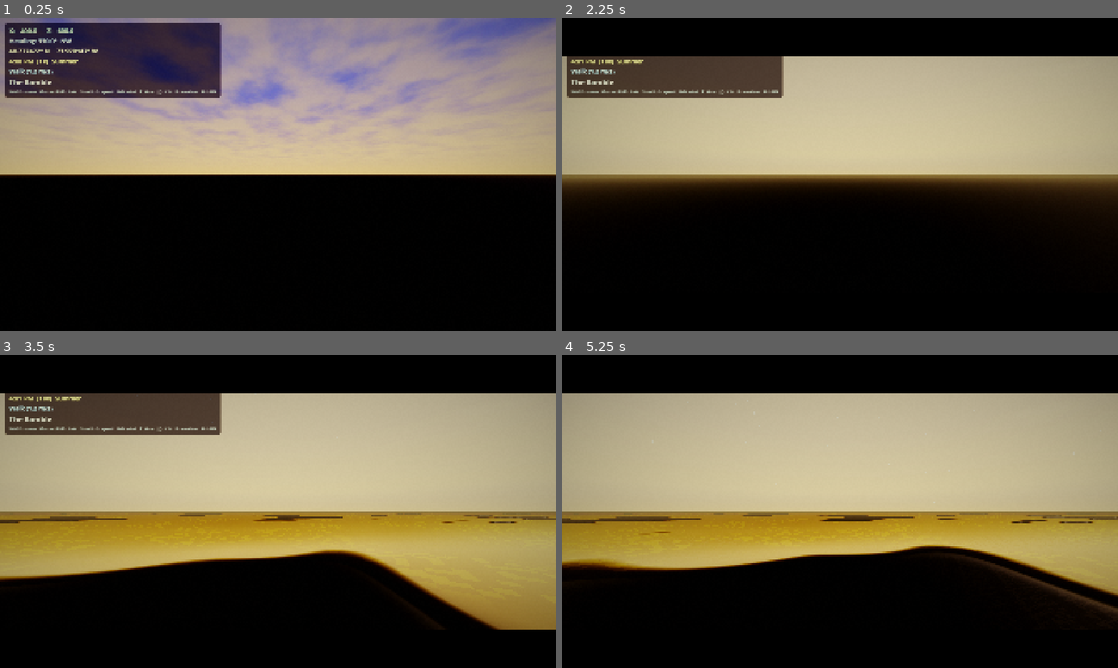
Above: before the commit, frames 1-4 (two rows, left to right).
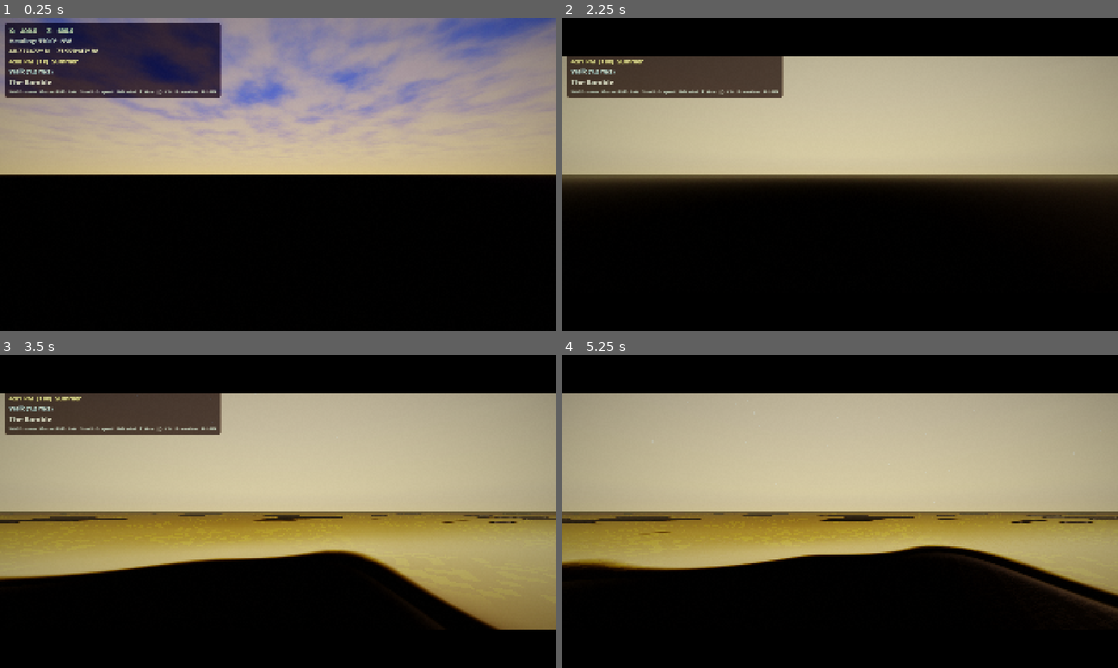
Above: after the commit, the same moments.

Repository: Central-Park-Walk/central-park-walk
Game: Godot game, scene res://main.tscn
Same seed, same stepped clock (60 frames per second), same inputs: the game is played once before the commit and once after it.
Inputs (mouse positions are in pixels of both pictures, inside the frame that each line leads up to):
- Up to frame 1 (0.25 s): no input
- Up to frame 2 (2.25 s): tap Enter at 0.5, 2 s; move the mouse to (962, 158) at 0.52 s; hold D 0.53-1.28 s; tap T at 0.6 s; click (962, 158) at 0.67 s; tap Space at 1.25 s; move the mouse to (728, 190) at 1.27 s; hold S 1.28-2.03 s; tap L at 1.35 s; move the mouse to (895, 105) at 2.02 s; hold D from 2.03 s (still down); tap P at 2.1 s
- Up to frame 3 (3.5 s): move the mouse to (250, 574) at 2.77 s; release D at 2.78 s; hold W from 2.78 s (still down); tap G at 2.85 s; click (250, 574) at 2.92 s
- Up to frame 4 (5.25 s): move the mouse to (1006, 558) at 3.52 s; release W at 3.53 s; hold A 3.53-5.03 s; tap H at 3.6 s; move the mouse to (673, 464) at 4.27 s; tap 9 at 4.35 s; move the mouse to (867, 511) at 5.02 s; hold S from 5.03 s (still down); tap 0 at 5.1 s; click (867, 511) at 5.17 s

The runs differ from the first frame. In frame 1, 0.2% of the frame differs, in the area x 0-100%, y 23-51%; in frame 2, 3.1%, in the area x 0-100%, y 50-55%; in frame 3, 2.7%; in frame 4, 2.8%.

Commit message:
Fix golden hour amber wash and grass color for natural PBR values
Golden hour (19h keyframe):
- Sun color (1.0,0.65,0.30) → (1.0,0.72,0.45): warm but not deep amber
- Glow 0.5→0.15 with threshold 0.65→0.90: warmth is directional, not global bloom
- Saturation 1.15→1.05, fog color neutralized, vol fog halved

Sunrise (6.5h keyframe):
- Similar glow/fog/saturation reductions for cleaner dawn light

Terrain grass:
- 25% desaturation (was 10%) + 0.82× darkening for realistic PBR albedo
- Removed green channel boost (1.08→removed)
- Field-scale variation 0.25→0.40 blend strength, wider brightness range
- Great Lawn bluegrass target fixed from (0.23,0.49,0.23) to (0.04,0.10,0.03)
- Aerial views now show natural olive-green patchwork instead of uniform neon

Co-Authored-By: Claude Opus 4.6 <noreply@anthropic.com>

Diff:
--- a/main.gd
+++ b/main.gd
@@ -1035,32 +1035,32 @@
 		"ambient_energy": 0.65,
 		"exposure":       0.72,
 		"white":          5.5,
-		"glow_intensity": 0.45,   # soft morning bloom
-		"glow_bloom":     0.05,
-		"glow_strength":  0.5,
-		"glow_threshold": 0.70,
+		"glow_intensity": 0.2,    # restrained morning bloom — warmth is directional, not global
+		"glow_bloom":     0.03,
+		"glow_strength":  0.4,
+		"glow_threshold": 0.85,
 		"glow_cap":       6.0,
 		"ssao_radius":    1.5,
 		"ssao_intensity": 2.5,
 		"ssao_power":     1.8,
 		"ssil_intensity": 0.7,
-		"saturation":     1.12,
+		"saturation":     1.05,
 		"contrast":       1.08,
 		"brightness":     0.92,
-		"fog_color":      Color(0.58, 0.44, 0.34),
-		"fog_energy":     0.50,
-		"fog_scatter":    0.20,
+		"fog_color":      Color(0.50, 0.42, 0.34),   # subtle warm haze, not amber wash
+		"fog_energy":     0.45,
+		"fog_scatter":    0.18,
 		"fog_density":    0.0003,
 		"fog_aerial":     0.12,
 		"fog_sky_affect": 0.25,
 		"sun_energy":     0.90,
-		"sun_color":      Color(1.0, 0.70, 0.35),
+		"sun_color":      Color(1.0, 0.75, 0.50),    # warm but not deep amber
 		"sun_pitch":      -12.0,
 		"sun_yaw":        -95.0,
 		"shadow_dist":    250.0,
 		"lamp_emission":  0.0,
-		"vol_fog_density":    0.0005,  # moderate for sunrise god rays
-		"vol_fog_anisotropy": 0.92,   # strong forward scatter → god rays at dawn
+		"vol_fog_density":    0.0003,  # subtle sunrise haze
+		"vol_fog_anisotropy": 0.80,    # moderate forward scatter
 		"cloud_coverage":     0.50,
 		"cloud_density":      0.55,
 		"cloud_color_top":    Color(0.95, 0.85, 0.72),   # gold-lit cloud tops
@@ -1121,36 +1121,36 @@
 		"sky_horizon":    Color(0.82, 0.50, 0.28),    # richer orange at horizon
 		"gnd_bottom":     Color(0.10, 0.07, 0.04),
 		"gnd_horizon":    Color(0.48, 0.35, 0.20),    # warm ground reflection
-		"ambient_color":  Color(0.52, 0.40, 0.26),    # warmer ambient fill
-		"ambient_energy": 0.85,
+		"ambient_color":  Color(0.48, 0.42, 0.32),    # warm ambient but not saturated amber
+		"ambient_energy": 0.80,
 		"exposure":       0.72,
 		"white":          5.5,
-		"glow_intensity": 0.5,   # warm atmospheric bloom — golden hour glow
-		"glow_bloom":     0.06,
-		"glow_strength":  0.6,
-		"glow_threshold": 0.65,
+		"glow_intensity": 0.15,  # minimal bloom — golden hour warmth is directional, not global
+		"glow_bloom":     0.03,
+		"glow_strength":  0.4,
+		"glow_threshold": 0.90,  # only sun-facing surfaces bloom
 		"glow_cap":       6.0,
 		"ssao_radius":    2.0,
 		"ssao_intensity": 1.8,
 		"ssao_power":     1.9,
 		"ssil_intensity": 0.8,
-		"saturation":     1.15,   # more vivid colors in golden light
-		"contrast":       1.10,   # richer contrast with long shadows
+		"saturation":     1.05,   # natural — saturation boost makes everything amber
+		"contrast":       1.08,   # long shadows
 		"brightness":     0.93,
-		"fog_color":      Color(0.72, 0.52, 0.35),    # warmer haze
-		"fog_energy":     0.55,
-		"fog_scatter":    0.22,
+		"fog_color":      Color(0.55, 0.45, 0.35),    # neutral warm haze, not amber blanket
+		"fog_energy":     0.45,
+		"fog_scatter":    0.18,
 		"fog_density":    0.0003,
-		"fog_aerial":     0.14,
-		"fog_sky_affect": 0.30,
-		"sun_energy":     1.0,     # stronger low sun for dramatic golden light
-		"sun_color":      Color(1.0, 0.65, 0.30),     # deeper amber
+		"fog_aerial":     0.12,
+		"fog_sky_affect": 0.25,
+		"sun_energy":     0.95,    # strong low sun but not overblown
+		"sun_color":      Color(1.0, 0.72, 0.45),     # warm golden, not deep amber
 		"sun_pitch":      -12.0,   # lower sun angle for longer shadows
 		"sun_yaw":        95.0,
 		"shadow_dist":    250.0,
 		"lamp_emission":  0.0,  # lamps off until after sunset (ramp 19h→21h)
-		"vol_fog_density":    0.0006,  # moderate for sunset god rays
-		"vol_fog_anisotropy": 0.94,   # very strong forward scatter — dramatic light shafts
+		"vol_fog_density":    0.0003,  # subtle haze — clarity over drama
+		"vol_fog_anisotropy": 0.80,    # moderate forward scatter
 		"cloud_coverage":     0.60,
 		"cloud_density":      0.55,
 		"cloud_color_top":    Color(0.85, 0.55, 0.38),  # golden-lit cloud tops
--- a/shaders/terrain.gdshader
+++ b/shaders/terrain.gdshader
@@ -154,45 +154,45 @@
 	// Summer lawn: strong green — terrain IS the grass carpet, 3D blades add depth.
 	// The Great Lawn looks correct; push all grass surfaces to match.
 	float grass_lum = dot(grass_alb, vec3(0.299, 0.587, 0.114));
-	grass_alb = mix(vec3(grass_lum), grass_alb, 0.90);  // slight desaturation — real grass isn't neon
-	grass_alb.g *= 1.08;  // moderate green push — bluegrass, not AstroTurf
-	grass_alb.r *= 0.90;  // reduce red warmth but keep some natural tan
-	grass_alb.b *= 0.88;  // reduce blue for earthy green, not teal
+	grass_alb = mix(vec3(grass_lum), grass_alb, 0.75);  // 25% desaturation — grass isn't neon in linear PBR
+	grass_alb *= 0.82;  // real grass albedo is quite dark in linear space (~0.04-0.10 green channel)
+	grass_alb.r *= 0.94;  // reduce red for cooler green, not warm yellow-green
+	grass_alb.b *= 0.85;  // reduce blue for earthy green, not teal
 
 	// Multi-scale grass color variation — real lawns are never uniform.
 	// Aerial imagery of Central Park shows a patchwork of greens, olives, browns.
 
 	// Define grass color targets (linear space values — these blend with PBR texture)
-	vec3 lush_green  = vec3(0.06, 0.12, 0.03);  // deep rich green — recently watered
-	vec3 olive_green  = vec3(0.10, 0.10, 0.04);  // olive — normal healthy grass
-	vec3 yellow_stress = vec3(0.14, 0.12, 0.04); // yellow-green — drought stress
-	vec3 brown_dirt   = vec3(0.12, 0.08, 0.04);  // exposed soil/thatch
-
-	// Scale 1: very large (100-200m) — whole-field condition
+	vec3 lush_green    = vec3(0.05, 0.10, 0.03);  // deep rich green — recently watered
+	vec3 olive_green   = vec3(0.08, 0.08, 0.03);  // olive — normal healthy grass
+	vec3 yellow_stress = vec3(0.14, 0.12, 0.04);  // yellow-green — drought stress
+	vec3 brown_dirt    = vec3(0.10, 0.07, 0.04);  // exposed soil/thatch
+
+	// Scale 1: very large (100-200m) — whole-field condition (visible from aerial)
 	float field_cond = vnoise(world_pos.xz * 0.003 + vec2(50.0, 23.0));
-	// Mix between lush and olive at field scale
+	// Mix between lush and olive at field scale — strong enough to show from 100m
 	vec3 field_tone = mix(lush_green, olive_green, field_cond);
-	grass_alb = mix(grass_alb, field_tone, 0.25);
+	grass_alb = mix(grass_alb, field_tone, 0.40);
 
 	// Scale 2: large patches (25-40m) — drainage, irrigation, sun/shade
 	float lawn_large = fbm(world_pos.xz * 0.006, 3);
-	grass_alb *= 0.80 + lawn_large * 0.40;  // strong brightness range
+	grass_alb *= 0.75 + lawn_large * 0.50;  // wider brightness range for aerial visibility
 
 	// Scale 3: medium patches (8-15m) — mowing age, species dominance
 	float lawn_med = fbm(world_pos.xz * 0.025 + 37.0, 2);
 	// Yellow stress patches where grass is thin
 	float stress_mask = smoothstep(0.55, 0.80, lawn_med);
-	grass_alb = mix(grass_alb, yellow_stress, stress_mask * 0.20);
-	grass_alb *= 0.90 + lawn_med * 0.20;
+	grass_alb = mix(grass_alb, yellow_stress, stress_mask * 0.25);
+	grass_alb *= 0.88 + lawn_med * 0.24;
 
 	// Scale 4: warm/cool hue patches — Kentucky bluegrass vs perennial ryegrass
 	float temp_shift = fbm(world_pos.xz * 0.01 + 91.0, 2) - 0.5;
-	grass_alb *= vec3(1.0 + temp_shift * 0.22, 1.0, 1.0 - temp_shift * 0.18);
+	grass_alb *= vec3(1.0 + temp_shift * 0.28, 1.0, 1.0 - temp_shift * 0.22);
 
 	// Scale 5: small-scale thinning (2-4m) — bare spots, compaction, foot traffic
 	float thin_noise = vnoise(world_pos.xz * 0.15);
 	float thin_patch = smoothstep(0.50, 0.70, thin_noise);
-	grass_alb = mix(grass_alb, brown_dirt, thin_patch * 0.25);
+	grass_alb = mix(grass_alb, brown_dirt, thin_patch * 0.30);
 
 	// --- Seasonal grass color modulation ---
 	// Spring (0-1): fresh bright green, Summer (1-2): rich green (baseline),
@@ -681,9 +681,9 @@
 	float d_gl = length(world_pos.xz - vec2(0.0, 100.0));
 	if (d_gl < 200.0 && slope < 0.08) {
 		float gl_blend = smoothstep(200.0, 150.0, d_gl);
-		// Kentucky bluegrass: rich green, well-maintained
-		vec3 bluegrass = vec3(0.23, 0.49, 0.23);
-		grass_alb = mix(grass_alb, bluegrass, gl_blend * 0.4);
+		// Kentucky bluegrass: deep green, well-maintained (linear PBR values)
+		vec3 bluegrass = vec3(0.04, 0.10, 0.03);
+		grass_alb = mix(grass_alb, bluegrass, gl_blend * 0.3);
 	}
 
 	// Harlem Meer shoreline: naturalistic, darker water-influenced ground
